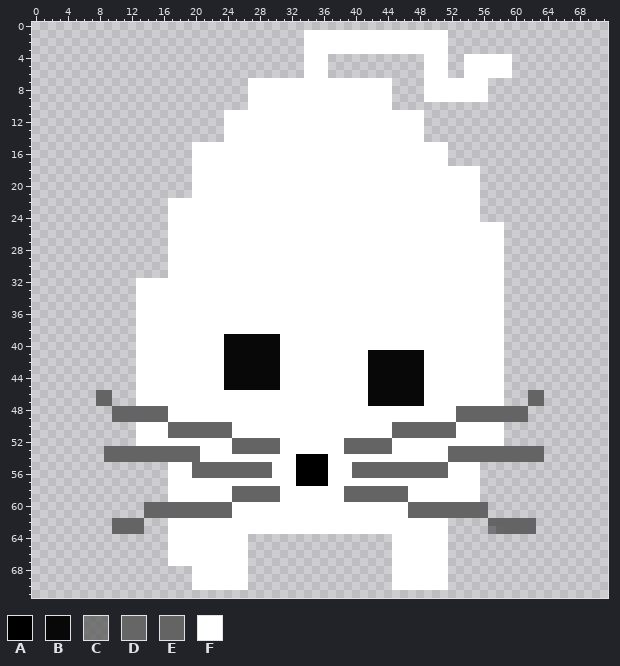
File history of a sprite sheet, textures/SIYSqueak-FacingDown.png. That is the earlier state.
The file is 72x72 pixels. Pixels under 10% opacity are left out. Colours within 5 levels of each other are drawn and written as one.
Palette (. is transparent): A #000000  B #080808  C #646464d4  D #646464f9  E #646464  F #ffffff
Pixels before (only the part around the change), first column x 2:
 0 ....................................................................
 1 ................................FFFFFFFFFFFFFFFFFF..................
 2 ................................FFFFFFFFFFFFFFFFFF..................
 3 ................................FFFFFFFFFFFFFFFFFF..................
 4 ................................FFF............FFF..FFFFFF..........
 5 ................................FFF............FFF..FFFFFF..........
 6 ................................FFF............FFF..FFFFFF..........
 7 .........................FFFFFFFFFFFFFFFFFF....FFFFFFFF.............
 8 .........................FFFFFFFFFFFFFFFFFF....FFFFFFFF.............
 9 .........................FFFFFFFFFFFFFFFFFF....FFFFFFFF.............
10 .........................FFFFFFFFFFFFFFFFFF.........................
11 ......................FFFFFFFFFFFFFFFFFFFFFFFFF.....................
12 ......................FFFFFFFFFFFFFFFFFFFFFFFFF.....................
13 ......................FFFFFFFFFFFFFFFFFFFFFFFFF.....................
14 ......................FFFFFFFFFFFFFFFFFFFFFFFFF.....................
15 ..................FFFFFFFFFFFFFFFFFFFFFFFFFFFFFFFF..................
16 ..................FFFFFFFFFFFFFFFFFFFFFFFFFFFFFFFF..................
17 ..................FFFFFFFFFFFFFFFFFFFFFFFFFFFFFFFF..................
18 ..................FFFFFFFFFFFFFFFFFFFFFFFFFFFFFFFFFFFF..............
19 ..................FFFFFFFFFFFFFFFFFFFFFFFFFFFFFFFFFFFF..............
20 ..................FFFFFFFFFFFFFFFFFFFFFFFFFFFFFFFFFFFF..............
21 ..................FFFFFFFFFFFFFFFFFFFFFFFFFFFFFFFFFFFF..............
22 ...............FFFFFFFFFFFFFFFFFFFFFFFFFFFFFFFFFFFFFFF..............
23 ...............FFFFFFFFFFFFFFFFFFFFFFFFFFFFFFFFFFFFFFF..............
24 ...............FFFFFFFFFFFFFFFFFFFFFFFFFFFFFFFFFFFFFFF..............
25 ...............FFFFFFFFFFFFFFFFFFFFFFFFFFFFFFFFFFFFFFFFFF...........
26 ...............FFFFFFFFFFFFFFFFFFFFFFFFFFFFFFFFFFFFFFFFFF...........
27 ...............FFFFFFFFFFFFFFFFFFFFFFFFFFFFFFFFFFFFFFFFFF...........
28 ...............FFFFFFFFFFFFFFFFFFFFFFFFFFFFFFFFFFFFFFFFFF...........
29 ...............FFFFFFFFFFFFFFFFFFFFFFFFFFFFFFFFFFFFFFFFFF...........
30 ...............FFFFFFFFFFFFFFFFFFFFFFFFFFFFFFFFFFFFFFFFFF...........
31 ...............FFFFFFFFFFFFFFFFFFFFFFFFFFFFFFFFFFFFFFFFFF...........
32 ...........FFFFFFFFFFFFFFFFFFFFFFFFFFFFFFFFFFFFFFFFFFFFFF...........
33 ...........FFFFFFFFFFFFFFFFFFFFFFFFFFFFFFFFFFFFFFFFFFFFFF...........
34 ...........FFFFFFFFFFFFFFFFFFFFFFFFFFFFFFFFFFFFFFFFFFFFFF...........
35 ...........FFFFFFFFFFFFFFFFFFFFFFFFFFFFFFFFFFFFFFFFFFFFFF...........
36 ...........FFFFFFFFFFFFFFFFFFFFFFFFFFFFFFFFFFFFFFFFFFFFFF...........
37 ...........FFFFFFFFFFFFFFFFFFFFFFFFFFFFFFFFFFFFFFFFFFFFFF...........
38 ...........FFFFFFFFFFFFFFFFFFFFFFFFFFFFFFFFFFFFFFFFFFFFFF...........
39 ...........FFFFFFFFFFFBBBBBBBFFFFFFFFFFFFFFFFFFFFFFFFFFFF...........
40 ...........FFFFFFFFFFFBBBBBBBFFFFFFFFFFFFFFFFFFFFFFFFFFFF...........
41 ...........FFFFFFFFFFFBBBBBBBFFFFFFFFFFFBBBBBBBFFFFFFFFFF...........
42 ...........FFFFFFFFFFFBBBBBBBFFFFFFFFFFFBBBBBBBFFFFFFFFFF...........
43 ...........FFFFFFFFFFFBBBBBBBFFFFFFFFFFFBBBBBBBFFFFFFFFFF...........
44 ...........FFFFFFFFFFFBBBBBBBFFFFFFFFFFFBBBBBBBFFFFFFFFFF...........
45 ...........FFFFFFFFFFFBBBBBBBFFFFFFFFFFFBBBBBBBFFFFFFFFFF...........
46 ......EE...FFFFFFFFFFFFFFFFFFFFFFFFFFFFFBBBBBBBFFFFFFFFFF...EE......
47 ......EE...FFFFFFFFFFFFFFFFFFFFFFFFFFFFFBBBBBBBFFFFFFFFFF...EE......
48 ........EEEEEEEFFFFFFFFFFFFFFFFFFFFFFFFFFFFFFFFFFFFEEEEEEEEE........
49 ........EEEEEEEFFFFFFFFFFFFFFFFFFFFFFFFFFFFFFFFFFFFEEEEEEEEE........
50 ...........FFFFEEEEEEEEFFFFFFFFFFFFFFFFFFFFEEEEEEEEFFFFFF...........
51 ...........FFFFEEEEEEEEFFFFFFFFFFFFFFFFFFFFEEEEEEEEFFFFFF...........
52 ...........FFFFFFFFFFFFEEEEEEFFFFFFFFEEEEEEFFFFFFFFFFFFFF...........
53 .......EEEEEEEEEEEEFFFFEEEEEEFFFFFFFFEEEEEEFFFFFFFEEEEEEEEEEEE......
54 .......EEEEEEEEEEEEFFFFFFFFFFFFAAAAFFFFFFFFFFFFFFFEEEEEEEEEEEE......
55 ...............FFFEEEEEEEEEEFFFAAAAFFFEEEEEEEEEEEEFFFF..............
56 ...............FFFEEEEEEEEEEFFFAAAAFFFEEEEEEEEEEEEFFFF..............
57 ...............FFFFFFFFFFFFFFFFAAAAFFFFFFFFFFFFFFFFFFF..............
58 ...............FFFFFFFFEEEEEEFFFFFFFFEEEEEEEEFFFFFFFFF..............
59 ...............FFFFFFFFEEEEEEFFFFFFFFEEEEEEEEFFFFFFFFF..............
60 ............EEEEEEEEEEEFFFFFFFFFFFFFFFFFFFFFFEEEEEEEEEE.............
61 ............EEEEEEEEEEEFFFFFFFFFFFFFFFFFFFFFFEEEEEEEEEE.............
62 ........EEEE...FFFFFFFFFFFFFFFFFFFFFFFFFFFFFFFFFFF.....EEEEEE.......
63 ........EEEE...FFFFFFFFFFFFFFFFFFFFFFFFFFFFFFFFFFF.....CDEEEE.......
64 ...............FFFFFFFFFF..................FFFFFFF..................
65 ...............FFFFFFFFFF..................FFFFFFF..................
66 ...............FFFFFFFFFF..................FFFFFFF..................
67 ...............FFFFFFFFFF..................FFFFFFF..................
68 ..................FFFFFFF..................FFFFFFF..................
69 ..................FFFFFFF..................FFFFFFF..................
70 ..................FFFFFFF..................FFFFFFF..................
71 ....................................................................
Once edited:
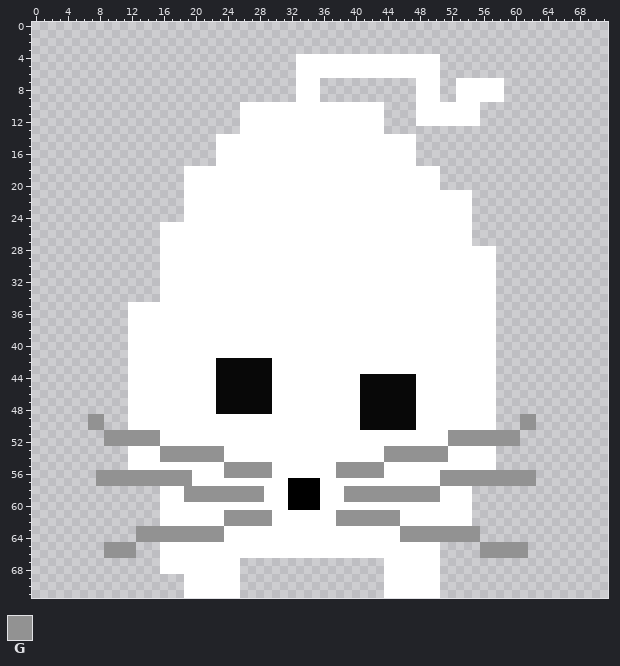
Colours new in this view: G #929292
The exact change:
Changed rows in their new state; - is an unchanged pixel.
first column x 7:
 1 ---------------------------..................------------
 2 ---------------------------..................------------
 3 ---------------------------..................------------
 4 --------------------------F---FFFFFFFFFFFF--.--......----
 5 --------------------------F---FFFFFFFFFFFF--.--......----
 6 --------------------------F---FFFFFFFFFFFF--.--......----
 7 --------------------......---.........---F--..----FF-----
 8 --------------------......---.........---F--..----FF-----
 9 --------------------......---.........---F--..----FF-----
10 -------------------F-----------------.---FFFFFFFF--------
11 -----------------..------------------....-FFFFFFF--------
12 -----------------..------------------....-FFFFFFF--------
13 -----------------..------------------.....---------------
14 ----------------F------------------------.---------------
15 -------------...-------------------------....------------
16 -------------...-------------------------....------------
17 -------------...-------------------------....------------
18 ------------F-------------------------------.....--------
19 ------------F-------------------------------.....--------
20 ------------F-------------------------------.....--------
21 ------------F-----------------------------------.--------
22 ----------..------------------------------------.--------
23 ----------..------------------------------------.--------
24 ----------..------------------------------------.--------
25 ---------F--------------------------------------....-----
26 ---------F--------------------------------------....-----
27 ---------F--------------------------------------....-----
28 ---------F-----------------------------------------.-----
29 ---------F-----------------------------------------.-----
30 ---------F-----------------------------------------.-----
31 ---------F-----------------------------------------.-----
32 ------...------------------------------------------.-----
33 ------...------------------------------------------.-----
34 ------...------------------------------------------.-----
35 -----F---------------------------------------------.-----
36 -----F---------------------------------------------.-----
37 -----F---------------------------------------------.-----
38 -----F---------------------------------------------.-----
39 -----F-----------FFFFFFF---------------------------.-----
40 -----F-----------FFFFFFF---------------------------.-----
41 -----F-----------FFFFFFF-----------FFFFFFF---------.-----
42 -----F----------B------F-----------FFFFFFF---------.-----
43 -----F----------B------F-----------FFFFFFF---------.-----
44 -----F----------B------F----------B------F---------.-----
45 -----F----------B------F----------B------F---------.-----
46 -..--F----------BBBBBBB-----------B------F---------.---..
47 -..--F----------BBBBBBB-----------B------F---------.---..
48 ---..FFFFF------BBBBBBB-----------BBBBBBB-----FFFFF....--
49 GG-..FFFFF------------------------BBBBBBB-----FFFFF...GG-
50 GG---F----FFFFFFFF----------------BBBBBBBFFFFF-----.--GG-
51 --GGGGGGG-FFFFFFFF--------------------FFFFFFFGGGGGGGGG---
52 --GGGGGGG---------FFFFFF--------FFFFFF-------GGGGGGGGG---
53 --...FFFFGGGGGGGG-FFFFFF--------FFFFFGGGGGGGGFFFFFF......
54 --...FFFFGGGGGGGG---------FFFF-------GGGGGGGGFFFFFF......
55 -----FFFFF---FFFFGGGGGG---FFFF-GGGGGGFFFFFFFF----FF------
56 -GGGGGGGGGGGGFFFFGGGGGG---FFFF-GGGGGGFFFFFFFGGGGGGGGGGGG-
57 -GGGGGGGGGGGG------------A---F--------------GGGGGGGGGGGG-
58 ---------F--GGGGGGGGGGFF-AAAA---GGGGGGGGGGGG----.--------
59 ---------F--GGGGGGGGGGFF-AAAA---GGGGGGGGGGGG----.--------
60 -------..FFFFFFFFF-------AAAA-----------FFFFFFFF..-------
61 -------..FFFFFFFFGGGGGG--------GGGGGGGG-FFFFFFFF..-------
62 ---....--F-------GGGGGG--------GGGGGGGG------FFF--......-
63 ---...GGGGGGGGGGG----------------------GGGGGGGGGG-......-
64 ------GGGGGGGGGGG---FFFFFFFFFFFFFFFFFF-GGGGGGGGGG--------
65 --GGGG---F----------FFFFFFFFFFFFFFFFFF------.----GGGGGG--
66 --GGGG---F----------FFFFFFFFFFFFFFFFFF------.----GGGGGG--
67 ---------F---------.-----------------F------.------------
68 ---------FFFF------.-----------------F------.------------
69 ------------F------.-----------------F------.------------
70 ------------F------.-----------------F------.------------
71 ------------FFFFFFF------------------FFFFFFF-------------
Where, in picture pixels (left, top, right, bottom), the same in both pictures:
changed: (88, 30, 544, 598)
